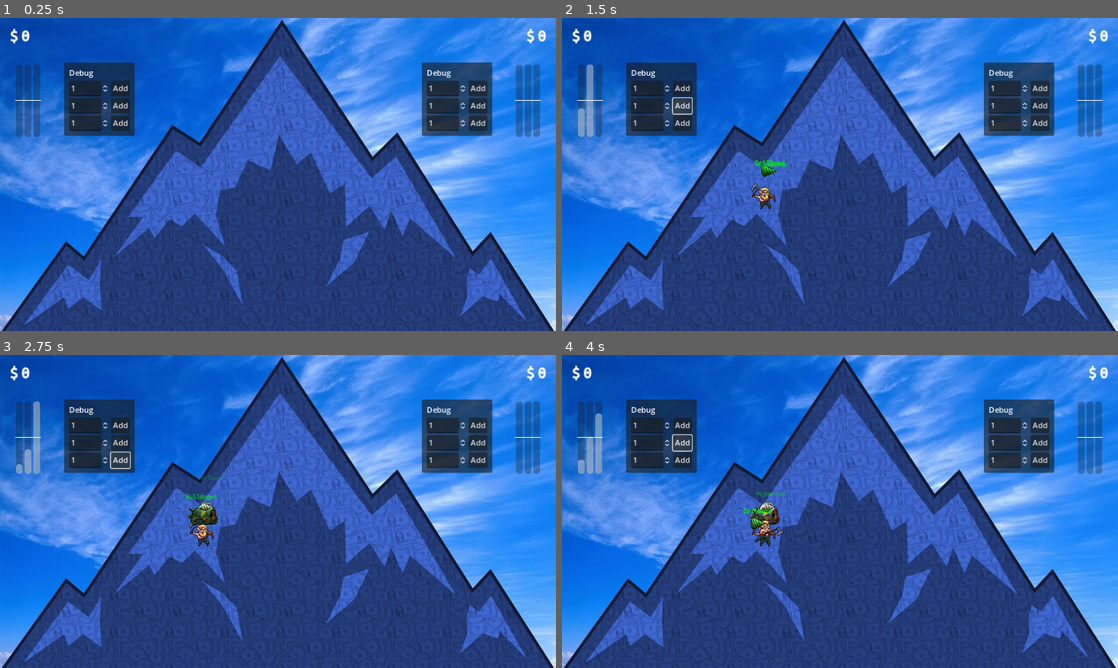
Above: before the commit, frames 1-4 (two rows, left to right).
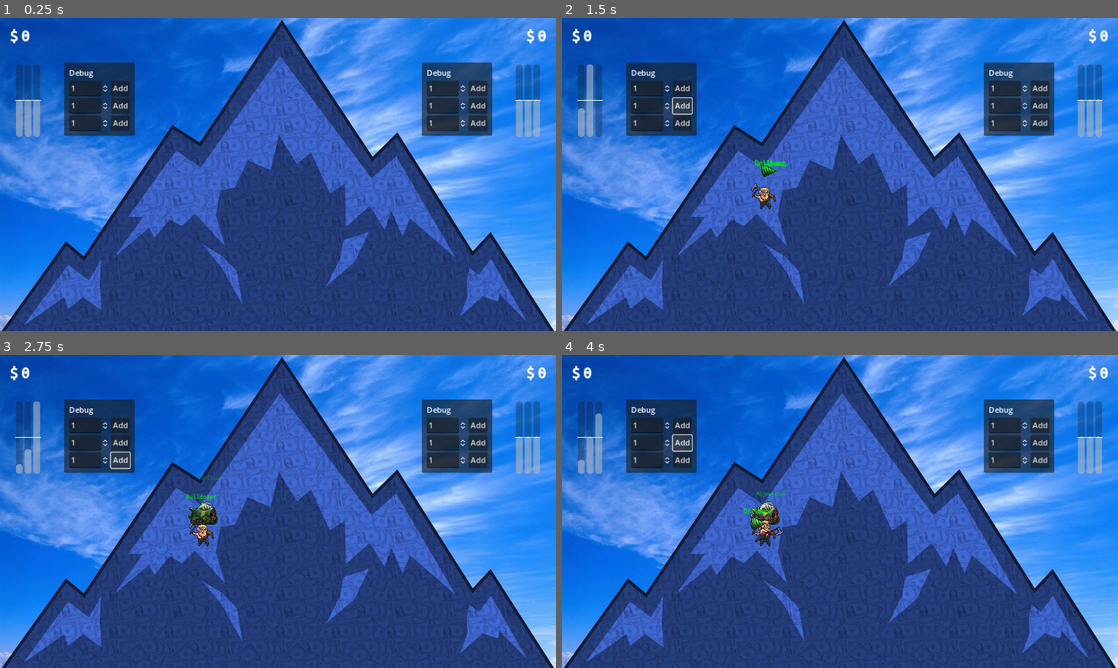
Above: after the commit, the same moments.

Repository: kwint/nfc-card-game
Game: Godot game, scene res://Scenes/Dashboard.tscn
Two runs of this game, one before a commit and one after it. Both use one fixed random seed, a clock stepped at 60 frames per second and the inputs below.
Inputs:
- Up to frame 1 (0.25 s): no input
- Up to frame 2 (1.5 s): click "Add" at 0.5 s; click "Add" at 1.25 s
- Up to frame 3 (2.75 s): click "Add" at 2 s
- Up to frame 4 (4 s): click "Add" at 2.75 s; click "Add" at 3.5 s

The runs differ from the first frame. In frame 1, 0.9% of the frame differs, in the area x 2-98%, y 26-38%; in frame 2, 0.4%; in frame 3, 0.4%; in frame 4, 0.4%.

Commit message:
Use reconnection logic to set up initial connection on start

Diff:
--- a/dashboard/Scripts/GameController.gd
+++ b/dashboard/Scripts/GameController.gd
@@ -27,7 +27,9 @@
 func _ready():
 	# Connect stats HTTP client and fetch once
 	stats_http_client.request_completed.connect(_on_stats_fetched)
-	self.fetch_stats.call_deferred();
+
+	# Connect on start
+	self.reconnect.call_deferred();
 
 
 func _process(_delta):
--- a/dashboard/Scripts/WebSocketClient.gd
+++ b/dashboard/Scripts/WebSocketClient.gd
@@ -23,10 +23,6 @@
 
 # Time in seconds at which we reconnect
 var reconnect_at = null;
-
-
-func _ready():
-	self.reconnect();
 
 
 func _process(_delta):
